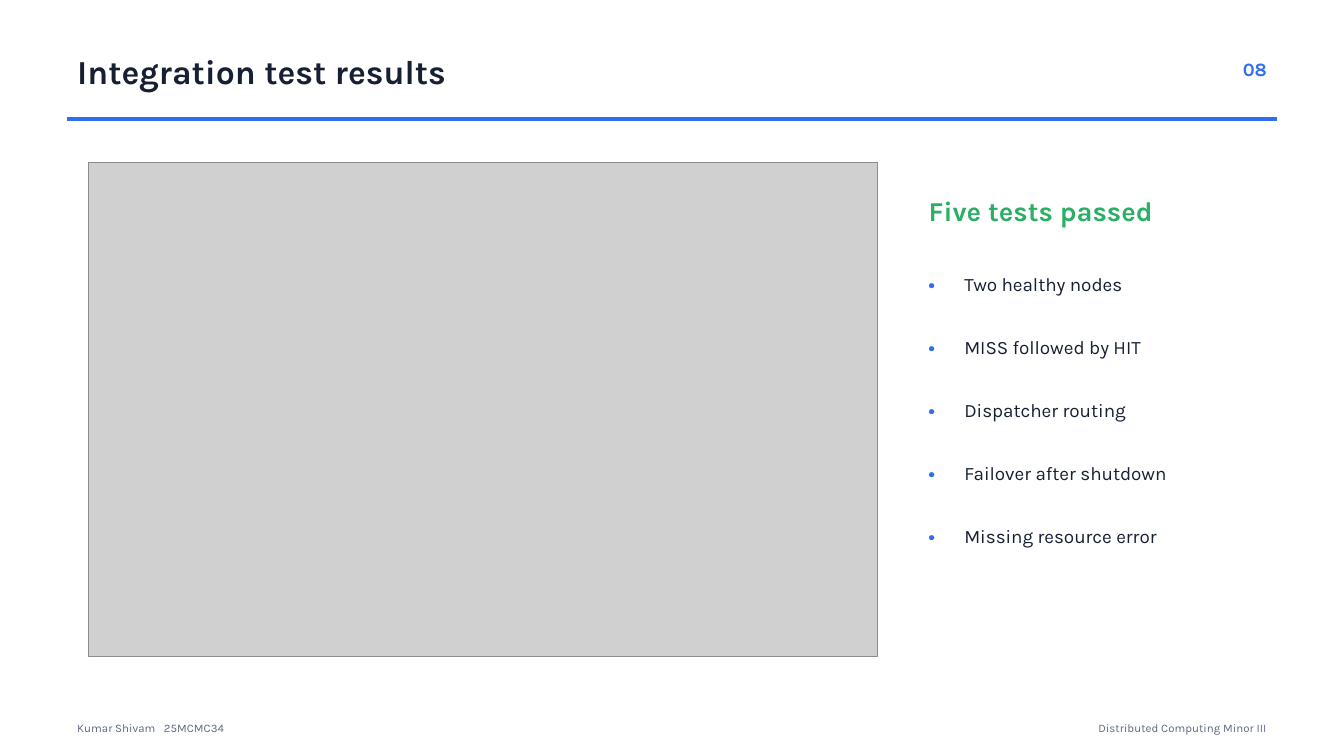
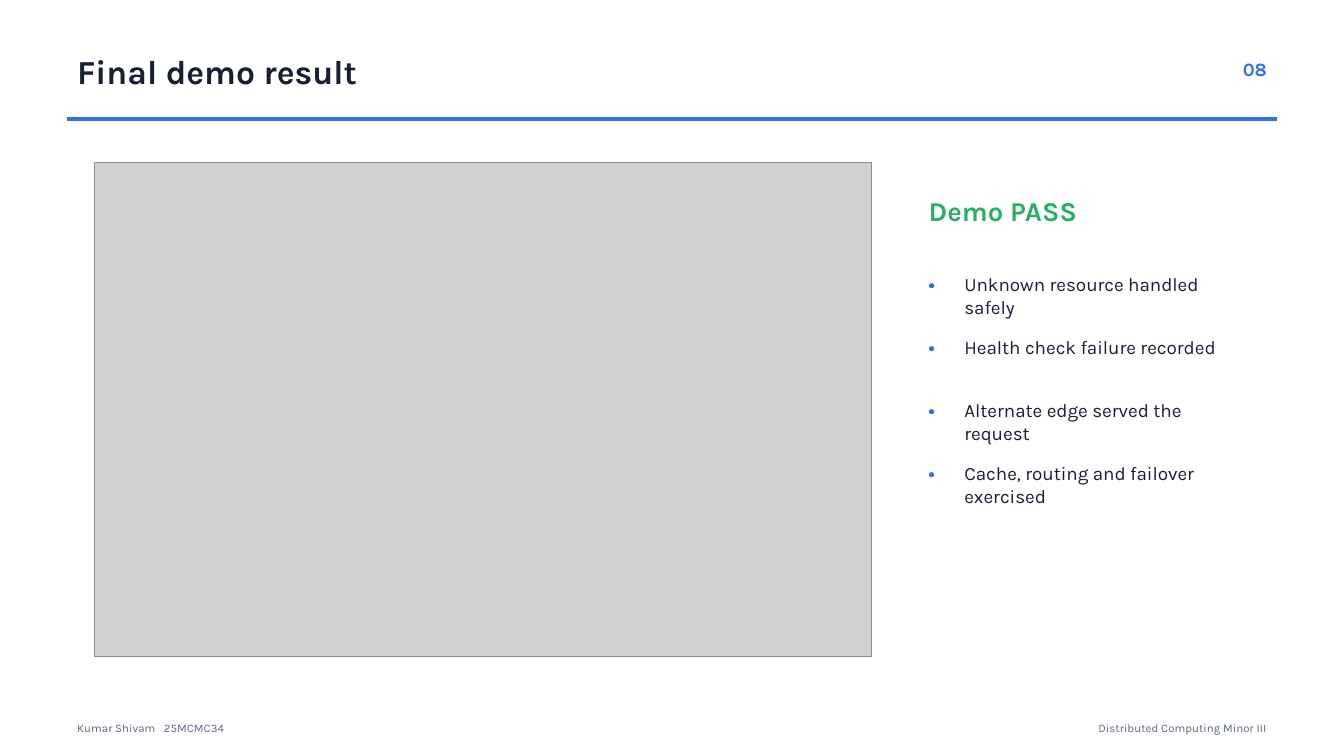
Before and after one commit to 25mcmc34-kumarshivam/Cloudflare-Workers-DC-PROJECT, a slide deck: slide 8 of presentation/Cloudflare_Workers_EdgeFlow_25MCMC34.pptx. Drawn at 1344x756 pixels with LibreOffice and Linux fonts; fonts in the diff are those of the drawing; grey boxes stand for pictures. Boxes give left, top, right and bottom in pixels: in the first picture for what was removed or moved away, otherwise in the second. Text is boxed around its words. In the diff, an @@ line names an element or a change of style, - is before the commit and + after.

```diff
--- a/presentation/Cloudflare_Workers_EdgeFlow_25MCMC34.pptx
+++ b/presentation/Cloudflare_Workers_EdgeFlow_25MCMC34.pptx
@@ text at (77, 60, 357, 85): text changed @@
-Integration test results
+Final demo result
@@ picture: place and size @@
-picture at (89, 162, 878, 656)
+picture at (94, 162, 872, 656)
@@ text at (929, 203, 1077, 222): text changed @@
-Five tests passed
+Demo PASS
@@ text at (964, 278, 1198, 319): text changed @@
-Two healthy nodes
+Unknown resource handled safely
@@ text at (964, 341, 1215, 355): text changed @@
-MISS followed by HIT
+Health check failure recorded
@@ text at (964, 404, 1181, 445): text changed @@
-Dispatcher routing
+Alternate edge served the request
@@ text at (964, 467, 1194, 504): text changed @@
-Failover after shutdown
+Cache, routing and failover exercised
@@ text removed at (919, 520, 948, 559) @@
-•
@@ text removed at (964, 530, 1156, 548) @@
-Missing resource error
```
Also in this commit, not shown: 2 other slides changed, 9 other files.
